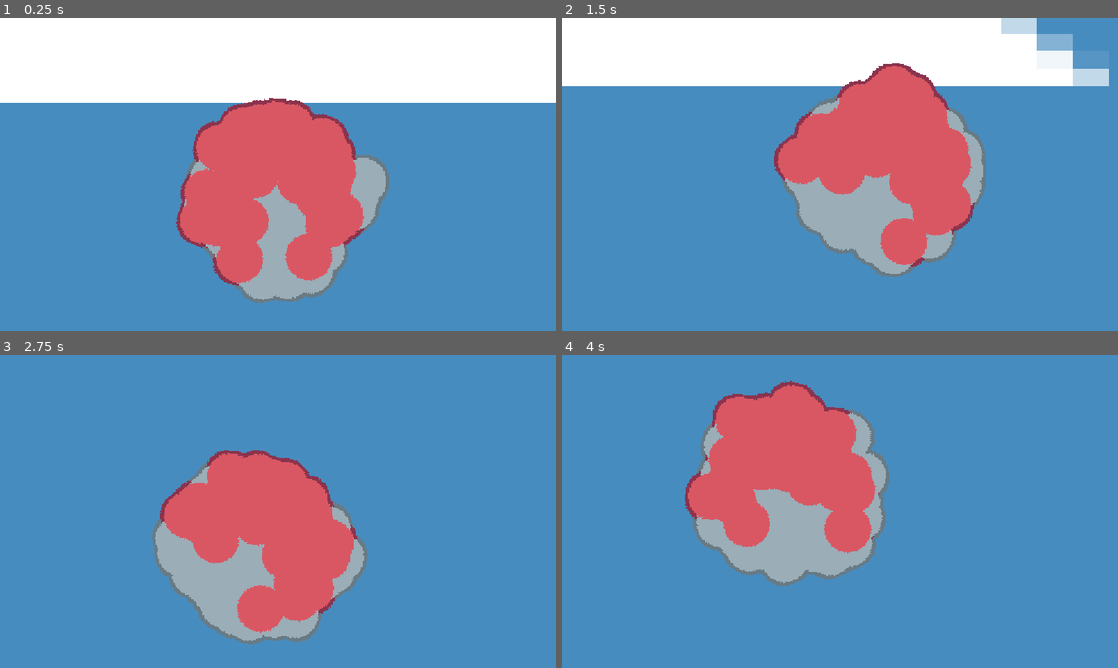
Above: before the commit, frames 1-4 (two rows, left to right).
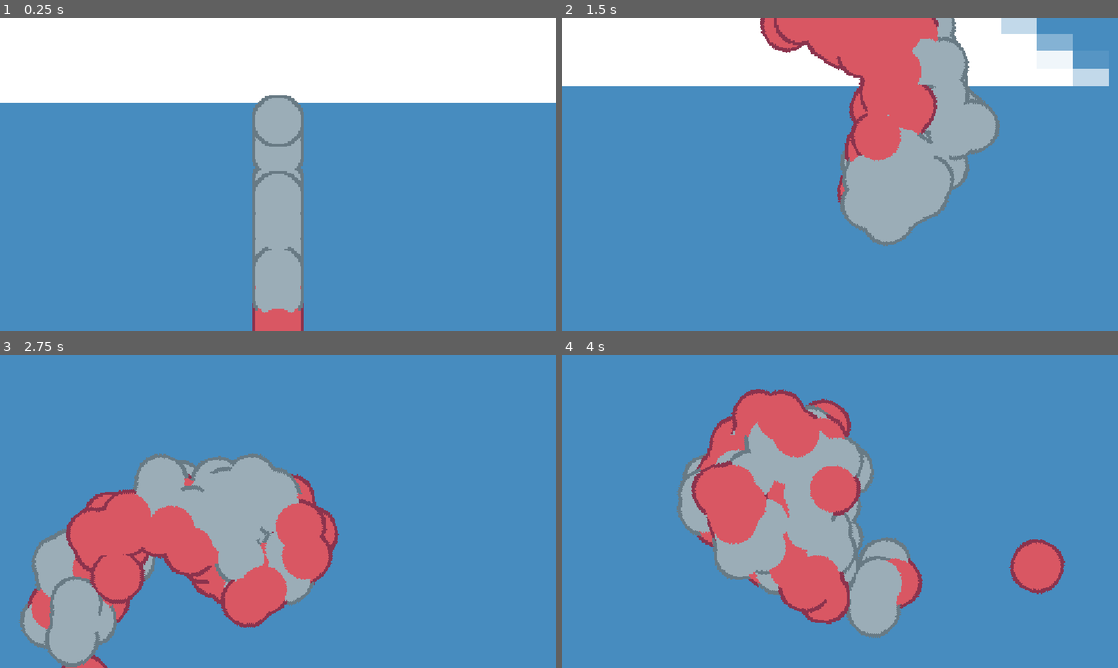
Above: after the commit, the same moments.

Repository: Green4TFG/atom-revolution
Game: Godot game, scene res://levels/level.tscn
Same seed, same stepped clock (60 frames per second), same inputs: the game is played once before the commit and once after it. The engine's default icon, where the game draws it, is replaced by a stand-in: a white triangle on a blue panel in a dark square.
Inputs (mouse positions are in pixels of both pictures, inside the frame that each line leads up to):
- Up to frame 1 (0.25 s): no input
- Up to frame 2 (1.5 s): move the mouse to (962, 158) at 0.52 s; hold Right (right) 0.53-1.28 s; move the mouse to (728, 190) at 1.27 s; hold Down (down) from 1.28 s (still down)
- Up to frame 3 (2.75 s): move the mouse to (333, 442) at 2.02 s; release Down (down) at 2.03 s; hold Right (right) from 2.03 s (still down)
- Up to frame 4 (4 s): move the mouse to (812, 574) at 2.77 s; release Right (right) at 2.78 s; hold Up (up) 2.78-3.53 s; move the mouse to (1006, 558) at 3.52 s; hold Left (left) from 3.53 s (still down)

The runs differ from the first frame. In frame 1, 17% of the frame differs, in the area x 31-70%, y 24-100%; in frame 2, 20%; in frame 3, 23%, in the area x 3-67%, y 30-100%; in frame 4, 16%.

Commit message:
did smth

Diff:
--- a/player/player.gd
+++ b/player/player.gd
@@ -71,17 +71,18 @@
 	var nuetronNum = nuetrons[Globals.element()-1]
 	for i in range(nuetronNum):
 		var nuetron = NUETRON_VISUAL.instantiate();
-		var nuclei = NUCLEI.instantiate()
-		nuetron.position = Vector2(randf_range(-50,50),randf_range(-50,50))
-		nuclei.add_child(nuetron)
+		var rigidbody = NUCLEI.instantiate()
+		rigidbody.z_index = randf_range(0,4);
+		print(nuetron.find_child("Sprite2D"))
+		rigidbody.add_child(nuetron)
 		nuetron.position = Vector2(0,0)
-		nuclei_folder.add_child(nuclei)
+		nuclei_folder.add_child(rigidbody)
 	#creates protons
 	var protonNum = protons[Globals.element()-1]
 	for i in range(protonNum):
 		var proton = PROTON_VISUAL.instantiate();
-		var nuclei = NUCLEI.instantiate()
-		nuclei.position = Vector2(randf_range(-50,50),randf_range(-50,50))
-		nuclei.add_child(proton)
+		var rigidbody = NUCLEI.instantiate()
+		rigidbody.z_index = randf_range(0,4);
+		rigidbody.add_child(proton)
 		proton.position = Vector2(0,0)
-		nuclei_folder.add_child(nuclei)
+		nuclei_folder.add_child(rigidbody)
